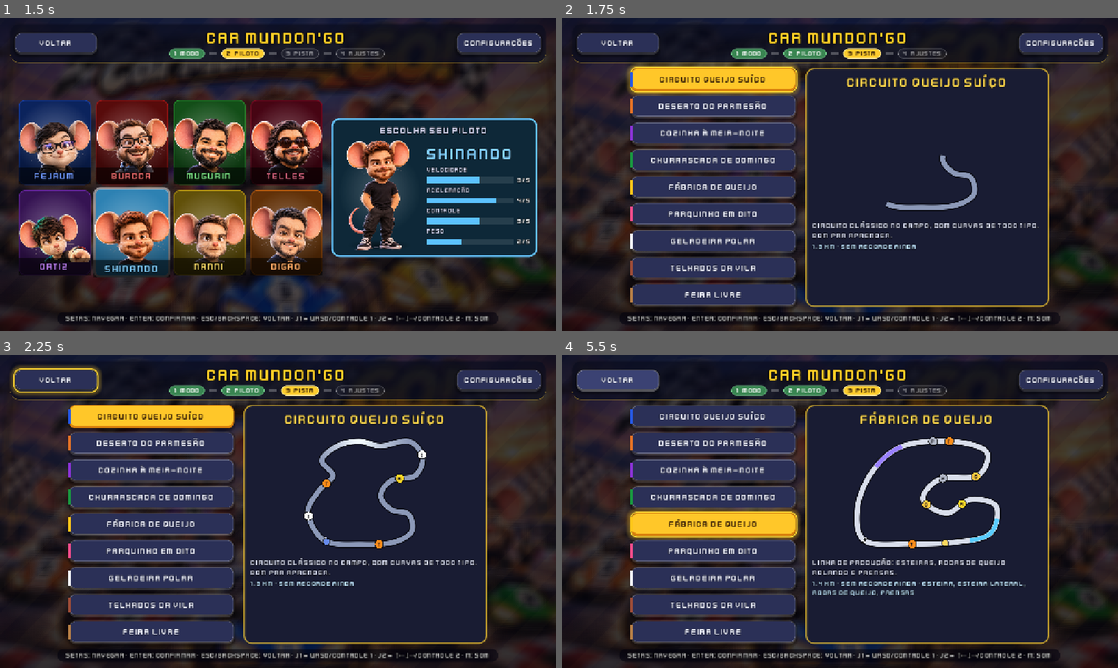
Above: before the commit, frames 1-4 (two rows, left to right).
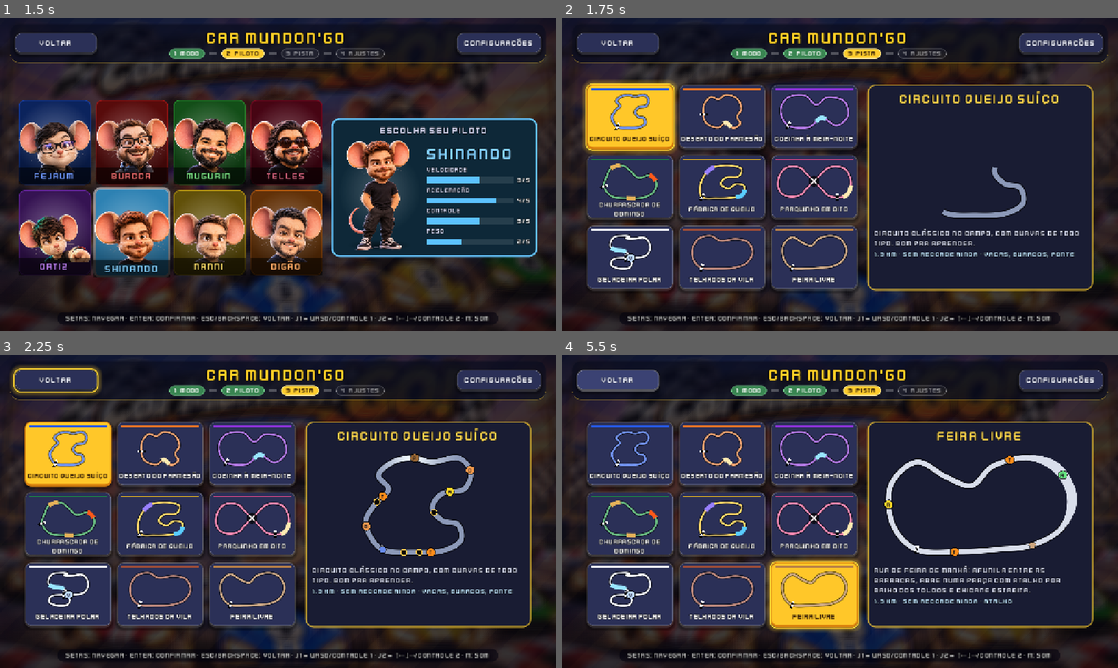
Above: after the commit, the same moments.

Repository: luiz-maehana/car-mundon-go
Game: Godot game, scene res://scenes/intro.tscn
Two runs of this game, one before a commit and one after it. Both use one fixed random seed, a clock stepped at 60 frames per second and the inputs below. Sound files missing from this copy of the repository are replaced by a short silence.
Inputs (mouse positions are in pixels of both pictures, inside the frame that each line leads up to):
- Up to frame 1 (1.5 s): tap Enter (p2_use_item) at 0.5 s; move the mouse to (400, 158) at 0.52 s; hold D (p1_steer_right) 0.53-1.28 s; tap Space (p1_drift) at 0.6 s; click (400, 158) at 0.67 s; move the mouse to (166, 190) at 1.27 s; hold S (p1_brake) from 1.28 s (still down); tap E (p1_use_item) at 1.35 s; click (166, 190) at 1.42 s
- Up to frame 2 (1.75 s): keep holding S (p1_brake)
- Up to frame 3 (2.25 s): move the mouse to (333, 442) at 2.02 s; release S (p1_brake) at 2.03 s; hold D (p1_steer_right) from 2.03 s (still down); tap Up (p2_accelerate) at 2.1 s; click (333, 442) at 2.17 s
- Up to frame 4 (5.5 s): move the mouse to (812, 574) at 2.77 s; release D (p1_steer_right) at 2.78 s; hold W (p1_accelerate) 2.78-3.5 s; tap Shift (p2_drift) at 2.85 s; click (812, 574) at 2.92 s; click (728, 520) at 3.5 s, where only the run after the commit has a clickable "IA: NORMAL"; click (728, 520) at 4.25 s, where only the run before the commit has a clickable "IA: NORMAL"; click "VOLTAR" at 5 s

Frame 1 is identical in both runs. In frame 2, 39% of the frame differs, in the area x 3-96%, y 14-93%; in frame 3, 40%; in frame 4, 42%, in the area x 4-96%, y 16-93%.

Commit message:
v0.34: escolha de pista em grade de cartões e Copa Lua
- etapa PISTA: grade 3x3 com trajeto em miniatura e cor do tema
- terceira copa no GP: Feira, Geladeira, Telhados
- trajeto do painel marca buracos, ponte e obstáculos que andam

Co-Authored-By: Claude Opus 5.5 <noreply@anthropic.com>

Diff:
--- a/scripts/game.gd
+++ b/scripts/game.gd
@@ -411,6 +411,7 @@
 const CUPS := [
 	{"id": "queijo", "name": "Copa Queijo", "tracks": ["queijo", "deserto", "cozinha"]},
 	{"id": "farofa", "name": "Copa Farofa", "tracks": ["churrasco", "parquinho", "deserto", "fabrica"]},
+	{"id": "lua", "name": "Copa Lua", "tracks": ["feira", "geladeira", "telhados"]},  # RF-401: as pistas mais novas
 ]
 const CharsData = preload("res://scripts/characters.gd")
 
--- a/scripts/menu.gd
+++ b/scripts/menu.gd
@@ -84,6 +84,10 @@
 var preview_vals: Array = []
 var shown := -1
 var track_btns: Array = []
+var track_minis: Array = []    # RF-400: trajeto em miniatura de cada cartão
+var track_names: Array = []    # nome no cartão (no GP vira o nome da copa)
+const GRID_COLS := 3
+const TRACK_CARD := Vector2(200, 150)
 var track_map: Control
 var track_title: Label
 var track_info: Label
@@ -364,22 +368,41 @@
 func _build_track() -> Control:
 	var hb := HBoxContainer.new()
 	hb.add_theme_constant_override("separation", 22)
-	var list := VBoxContainer.new()
-	list.add_theme_constant_override("separation", 8)
+	# RF-400: grade de cartões (trajeto em miniatura + nome) no lugar da lista comprida
+	var list := GridContainer.new()
+	list.columns = GRID_COLS
+	list.add_theme_constant_override("h_separation", 12)
+	list.add_theme_constant_override("v_separation", 12)
 	list.size_flags_vertical = Control.SIZE_SHRINK_CENTER
 	hb.add_child(list)
 	for i in TrackScript.TRACKS.size():
 		var td: Dictionary = TrackScript.TRACKS[i]
-		var b := _button(td["name"], 20)
-		b.custom_minimum_size = Vector2(380, 54)
+		var b := _button("", 16)
+		b.custom_minimum_size = TRACK_CARD
 		b.focus_mode = Control.FOCUS_ALL
-		b.clip_text = true
-		var chip := ColorRect.new()  # cor do tema da pista
-		chip.color = td["wall"][0]
-		chip.size = Vector2(8, 34)
-		chip.position = Vector2(-2, 9)
-		chip.mouse_filter = Control.MOUSE_FILTER_IGNORE
-		b.add_child(chip)
+		var band := ColorRect.new()  # cor do tema da pista
+		band.color = td["wall"][0]
+		band.position = Vector2(10, 8)
+		band.size = Vector2(TRACK_CARD.x - 20, 5)
+		band.mouse_filter = Control.MOUSE_FILTER_IGNORE
+		b.add_child(band)
+		var mini := TrackMap.new()
+		mini.thin = true
+		mini.position = Vector2(8, 16)
+		mini.size = Vector2(TRACK_CARD.x - 16, TRACK_CARD.y - 58)
+		mini.mouse_filter = Control.MOUSE_FILTER_IGNORE
+		mini.line_color = (td["wall"][0] as Color).lightened(0.35)
+		mini.set_track(td["id"], false)
+		b.add_child(mini)
+		track_minis.append(mini)
+		var nm := _label(td["name"], 15, Color.WHITE)
+		nm.horizontal_alignment = HORIZONTAL_ALIGNMENT_CENTER
+		nm.vertical_alignment = VERTICAL_ALIGNMENT_CENTER
+		nm.autowrap_mode = TextServer.AUTOWRAP_WORD_SMART
+		nm.position = Vector2(6, TRACK_CARD.y - 44)
+		nm.size = Vector2(TRACK_CARD.x - 12, 38)
+		b.add_child(nm)
+		track_names.append(nm)
 		b.pressed.connect(func(): _pick_track(i))
 		b.focus_entered.connect(func():
 			if started:
@@ -400,7 +423,7 @@
 	st.border_color = Color(1.0, 0.82, 0.2, 0.7)
 	st.set_content_margin_all(16)
 	panel.add_theme_stylebox_override("panel", st)
-	panel.custom_minimum_size = Vector2(560, 0)
+	panel.custom_minimum_size = Vector2(520, 0)
 	hb.add_child(panel)
 	var vb := VBoxContainer.new()
 	vb.add_theme_constant_override("separation", 6)
@@ -409,16 +432,16 @@
 	track_title.horizontal_alignment = HORIZONTAL_ALIGNMENT_CENTER
 	vb.add_child(track_title)
 	track_map = TrackMap.new()
-	track_map.custom_minimum_size = Vector2(528, 290)
+	track_map.custom_minimum_size = Vector2(488, 270)
 	track_map.mouse_filter = Control.MOUSE_FILTER_IGNORE
 	vb.add_child(track_map)
 	track_desc = _label("", 17, Color(0.9, 0.92, 1.0))
 	track_desc.autowrap_mode = TextServer.AUTOWRAP_WORD_SMART
-	track_desc.custom_minimum_size.x = 528
+	track_desc.custom_minimum_size.x = 488
 	vb.add_child(track_desc)
 	track_info = _label("", 16, Color(0.75, 0.9, 1.0))
 	track_info.autowrap_mode = TextServer.AUTOWRAP_WORD_SMART
-	track_info.custom_minimum_size.x = 528
+	track_info.custom_minimum_size.x = 488
 	vb.add_child(track_info)
 	return hb
 
@@ -815,7 +838,8 @@
 			_refresh_pilot()
 		STEP_TRACK:
 			_refresh_track()
-			_focus(1 + (cup_i if _is_gp() else track_i), 0)
+			var sel: int = cup_i if _is_gp() else track_i
+			_focus(1 + sel / GRID_COLS, sel % GRID_COLS)
 		STEP_SETUP:
 			_refresh_setup()
 			_focus(nav_rows.size() - 1, 0)
@@ -837,9 +861,12 @@
 		STEP_PILOT:
 			nav_rows.append([])   # cartas: navegação própria (selected)
 		STEP_TRACK:
+			var shown := []
 			for i in track_btns.size():
-				if not _is_gp() or i < _cups().size():  # no GP a lista vira a lista de copas
-					nav_rows.append([track_btns[i]])
+				if not _is_gp() or i < _cups().size():  # no GP os cartões viram as copas
+					shown.append(track_btns[i])
+			for r in range(0, shown.size(), GRID_COLS):
+				nav_rows.append(shown.slice(r, r + GRID_COLS))
 		STEP_SETUP:
 			nav_rows.append([laps_btn])
 			nav_rows.append([diff_btn])
@@ -1056,11 +1083,17 @@
 	for i in track_btns.size():
 		var b: Button = track_btns[i]
 		b.visible = not gp or i < _cups().size()
-		b.text = ("%s (%d PISTAS)" % [String(_cups()[i]["name"]).to_upper(), _cups()[i]["tracks"].size()]) if gp and i < _cups().size() else TrackScript.TRACKS[i]["name"]
-		if i == (cup_i if gp else track_i):
+		var nm: Label = track_names[i]
+		var tid: String = (_cups()[i]["tracks"][0] if gp and i < _cups().size() else TrackScript.TRACKS[i]["id"])
+		nm.text = ("%s (%d)" % [_cups()[i]["name"], _cups()[i]["tracks"].size()]) if gp and i < _cups().size() else TrackScript.TRACKS[i]["name"]
+		track_minis[i].set_track(tid, false)
+		var on := i == (cup_i if gp else track_i)
+		if on:
 			GameScript.make_primary(b)
 		else:
 			GameScript.clear_primary(b)
+		nm.add_theme_color_override("font_color", Color(0.22, 0.13, 0.03) if on else Color.WHITE)
+		nm.add_theme_constant_override("outline_size", 0 if on else 4)
 	var td: Dictionary = TrackScript.find(cup[0]) if gp else TrackScript.TRACKS[track_i]
 	track_map.set_track(td["id"])
 	track_map.line_color = (td["wall"][0] as Color).lightened(0.3)
@@ -1086,7 +1119,7 @@
 		if e != "" and not uniq.has(e):
 			uniq.append(e)
 	for h in d["hazards"]:
-		var e: String = {"flame": "labaredas", "wheel": "rodas de queijo", "press": "prensas", "seesaw": "gangorras", "roofcat": "gato no telhado"}.get(h["kind"], "")
+		var e: String = {"flame": "labaredas", "wheel": "rodas de queijo", "press": "prensas", "seesaw": "gangorras", "roofcat": "gato no telhado", "rover": "robô aspirador"}.get(h["kind"], {"cow": "vacas", "tumbleweed": "bolas de feno", "cat": "gato"}.get(String(h.get("model", "")), "") if h["kind"] == "crosser" else "")
 		if e != "" and not uniq.has(e):
 			uniq.append(e)
 	if not d.get("crossings", []).is_empty():
@@ -1097,6 +1130,10 @@
 		uniq.append("viaduto")
 	if not d.get("islands", []).is_empty():
 		uniq.append("atalho")
+	if not d.get("pits", []).is_empty():
+		uniq.append("buracos")
+	if not d.get("bridges", []).is_empty():
+		uniq.append("ponte")
 	if not d.get("gaps", []).is_empty():
 		uniq.append("%d vãos pra pular" % d["gaps"].size())
 	track_info.text = "%.1f km · %s%s" % [float(d["length"]) / 1000.0, rec_txt, (" · " + ", ".join(uniq)) if not uniq.is_empty() else ""]
--- a/scripts/track_map.gd
+++ b/scripts/track_map.gd
@@ -12,6 +12,7 @@
 var reveal := 1.0         # 0..1 quanto do traço já apareceu
 var runner := 0.0         # posição do pontinho (0..1)
 var line_color := Color(1.0, 0.85, 0.3)
+var thin := false        # RF-400: miniatura do cartão (traço fino, sem marcadores nem pontinho)
 
 
 ## Dados 2D da pista (gerados uma vez; a pista é criada só pra calcular e logo liberada).
@@ -34,11 +35,11 @@
 		zones.append({"kind": z["kind"], "i0": z["i0"], "len": z["len"]})
 	var hazards := []
 	for h in t.hazard_specs:
-		hazards.append({"kind": h["kind"], "idx": h["idx"]})
+		hazards.append({"kind": h["kind"], "idx": h["idx"], "model": h.get("model", "")})
 	var pads := []
 	for p in t.pads:
 		pads.append(int(p["idx"]))
-	var d := {"pts": pts, "pads": pads, "ramp": t.ramp_idx, "zo …(311 unchanged characters)… en"]) / 2), "halfs": t.halfs.duplicate()}
+	var d := {"pts": pts, "pads": pads, "ramp": t.ramp_idx, "zo …(311 unchanged characters)… en"]) / 2), "halfs": t.halfs.duplicate(), "pits": t.pits.map(func(p): return int(p["idx"])), "bridges": t.bridges.map(func(b): return int(b["i0"]) + int(b["len"]) / 2)}
 	t.free()
 	_cache[id] = d
 	return d
@@ -55,6 +56,8 @@
 
 func _process(delta: float) -> void:
 	if track_id == "":
+		return
+	if thin:
 		return
 	if reveal < 1.0:
 		reveal = minf(1.0, reveal + delta * 1.4)
@@ -77,7 +80,7 @@
 	for p in pts:
 		lo = Vector2(minf(lo.x, p.x), minf(lo.y, p.y))
 		hi = Vector2(maxf(hi.x, p.x), maxf(hi.y, p.y))
-	var pad := 26.0
+	var pad := 8.0 if thin else 26.0
 	var sc := minf((size.x - pad * 2.0) / maxf(hi.x - lo.x, 1.0), (size.y - pad * 2.0) / maxf(hi.y - lo.y, 1.0))
 	var off := (size - (hi - lo) * sc) * 0.5
 	var map := func(p: Vector2) -> Vector2: return off + (p - lo) * sc
@@ -86,13 +89,15 @@
 	for i in shown + 1:
 		poly.append(map.call(pts[i % n]))
 	if poly.size() >= 2:
-		draw_polyline(poly, Color(0, 0, 0, 0.6), 16.0, true)
+		draw_polyline(poly, Color(0, 0, 0, 0.6), 7.0 if thin else 16.0, true)
 		# RF-324: quanto mais alto o trecho, mais claro (andares)
 		var ys: PackedFloat32Array = d.get("ys", PackedFloat32Array())
 		var ymax := 1.0
 		for y in ys:
 			ymax = maxf(ymax, y)
-		if ys.is_empty() or ymax <= 1.0:
+		if thin:
+			draw_polyline(poly, line_color, 4.0, true)
+		elif ys.is_empty() or ymax <= 1.0:
 			draw_polyline(poly, Color(0.85, 0.87, 0.92), 11.0, true)
 		else:
 			var cols := PackedColorArray()
@@ -127,6 +132,8 @@
 		draw_line(cp + Vector2(-6, 6), cp + Vector2(6, -6), Color.WHITE, 3.0, true)
 	for oi in d.get("overpasses", []):  # viaduto: o trecho de cima por cima do de baixo
 		_marker(map.call(pts[int(oi[1])]), Color(0.75, 0.85, 1.0), "V")
+	if thin:
+		return
 	# RF-370: onde a rua alarga, o traço engrossa (e afina nos becos)
 	var hf: PackedFloat32Array = d.get("halfs", PackedFloat32Array())
 	if reveal >= 1.0 and not hf.is_empty():
@@ -134,6 +141,11 @@
 			var wq := hf[q] / 8.0
 			if absf(wq - 1.0) > 0.15:
 				draw_line(map.call(pts[q]), map.call(pts[(q + 2) % n]), Color(0.85, 0.87, 0.92), 11.0 * wq, true)
+	for pi in d.get("pits", []):  # RF-390: buraco
+		draw_circle(map.call(pts[int(pi)]), 7.0, Color(0.02, 0.02, 0.03))
+		draw_arc(map.call(pts[int(pi)]), 7.0, 0.0, TAU, 16, Color(1.0, 0.8, 0.3), 2.0)
+	for bi in d.get("bridges", []):  # RF-392: ponte
+		_marker(map.call(pts[int(bi)]), Color(0.6, 0.4, 0.2), "P")
 	for ii in d.get("islands", []):  # RF-371: barracas no meio = atalho
 		_marker(map.call(pts[int(ii)]), Color(0.4, 0.9, 0.5), "A")
 	for gi in d.get("gaps", []):  # RF-330: vão entre prédios (salto)
@@ -145,8 +157,8 @@
 		_marker(map.call(pts[pi]), Color(1.0, 0.55, 0.1), "T")
 	if int(d["ramp"]) >= 0:
 		_marker(map.call(pts[int(d["ramp"])]), Color(1.0, 0.85, 0.15), "R")
-	var hz_cols := {"flame": Color(1.0, 0.35, 0.1), "wheel": Color(1.0, 0.8, 0.25), "press": Color(0.7, 0.72, 0.78), "seesaw": Color(0.3, 0.55, 1.0), "roofcat": Color(0.95, 0.6, 0.3)}
-	var hz_txt := {"flame": "F", "wheel": "Q", "press": "P", "seesaw": "G", "roofcat": "C"}
+	var hz_cols := {"flame": Color(1.0, 0.35, 0.1), "wheel": Color(1.0, 0.8, 0.25), "press": Color(0.7, 0.72, 0.78), "seesaw": Color(0.3, 0.55, 1.0), "roofcat": Color(0.95, 0.6, 0.3), "crosser": Color(0.95, 0.6, 0.3), "rover": Color(0.4, 0.75, 1.0)}
+	var hz_txt := {"flame": "F", "wheel": "Q", "press": "P", "seesaw": "G", "roofcat": "C", "crosser": "O", "rover": "O"}
 	for h in d["hazards"]:
 		_marker(map.call(pts[int(h["idx"])]), hz_cols.get(h["kind"], Color.WHITE), hz_txt.get(h["kind"], "!"))
 	# pontinho dando voltas
--- a/tests/run_tests.gd
+++ b/tests/run_tests.gd
@@ -1177,7 +1177,7 @@
 	menu._input(_pad(a))
 	menu._input(_pad(a))
 	check(menu.picks.size() == 2 and menu.step == menu.STEP_TRACK, "J1 e J2 escolhem e vai pra PISTA")
-	check(menu.track_btns[0].visible and menu.track_btns[1].visible and not menu.track_btns[2].visible, "no Grand Prix a etapa PISTA mostra as 2 copas")
+	check(menu.track_btns[2].visible and not menu.track_btns[3].visible, "no Grand Prix a etapa PISTA mostra as 3 copas")
 	menu._input(_pad(a))
 	check(menu.step == menu.STEP_SETUP and menu.get_viewport().gui_get_focus_owner() == menu.go_btn, "A na copa vai pra AJUSTES com foco no CORRER!")
 	menu._input(_pad(up))
@@ -1200,8 +1200,8 @@
 	menu = await _new_menu()
 	menu._input(_pad(a))       # CORRIDA
 	menu._input(_pad(a))       # piloto
-	for i in 4:
-		menu._input(_pad(down))  # 5ª pista
+	menu._input(_pad(down))   # grade 3x3: ↓ pula uma linha (4ª pista)
+	menu._input(_pad(right))  # → 5ª pista
 	check(menu.TrackScript.TRACKS[menu.track_i]["id"] == "fabrica" and menu.track_map.track_id == "fabrica", "↓ na lista troca a pista e o trajeto")
 	menu._input(_pad(a))
 	menu._input(_pad(a))
@@ -1816,7 +1816,7 @@
 
 	print("CA-68 Copa Farofa no Grand Prix")
 	var game = root.get_node_or_null("Game")
-	check(game.CUPS.size() == 2 and game.CUPS[1]["tracks"].has("parquinho") and game.CUPS[1]["tracks"].size() == 4, "Copa Farofa com 4 pistas, incluindo o Parquinho")
+	check(game.CUPS.size() == 3 and game.CUPS[1]["tracks"].has("parquinho") and game.CUPS[1]["tracks"].size() == 4, "Copa Farofa com 4 pistas, incluindo o Parquinho")
 	game.mode = "race"
 	game.num_players = 1
 	var menu = await _new_menu()
@@ -1824,8 +1824,8 @@
 	menu._input(_pad(JOY_BUTTON_A))
 	menu._input(_pad(JOY_BUTTON_A))           # piloto
 	check(menu.step == menu.STEP_TRACK, "etapa PISTA")
-	menu._input(_pad(JOY_BUTTON_DPAD_DOWN))
-	check(menu.cup_i == 1 and menu.track_map.track_id == "churrasco" and menu.track_title.text == "COPA FAROFA", "↓ escolhe a Copa Farofa e mostra a 1ª pista dela")
+	menu._input(_pad(JOY_BUTTON_DPAD_RIGHT))  # copas lado a lado na grade
+	check(menu.cup_i == 1 and menu.track_map.track_id == "churrasco" and menu.track_title.text == "COPA FAROFA", "→ escolhe a Copa Farofa e mostra a 1ª pista dela")
 	menu._input(_pad(JOY_BUTTON_A))
 	menu._input(_pad(JOY_BUTTON_A))           # CORRER!
 	check(menu.started and game.is_gp() and game.gp_cup == 1 and game.track_id == "churrasco", "GP começa na Churrascada")
Not shown, changed: SPEC.md
